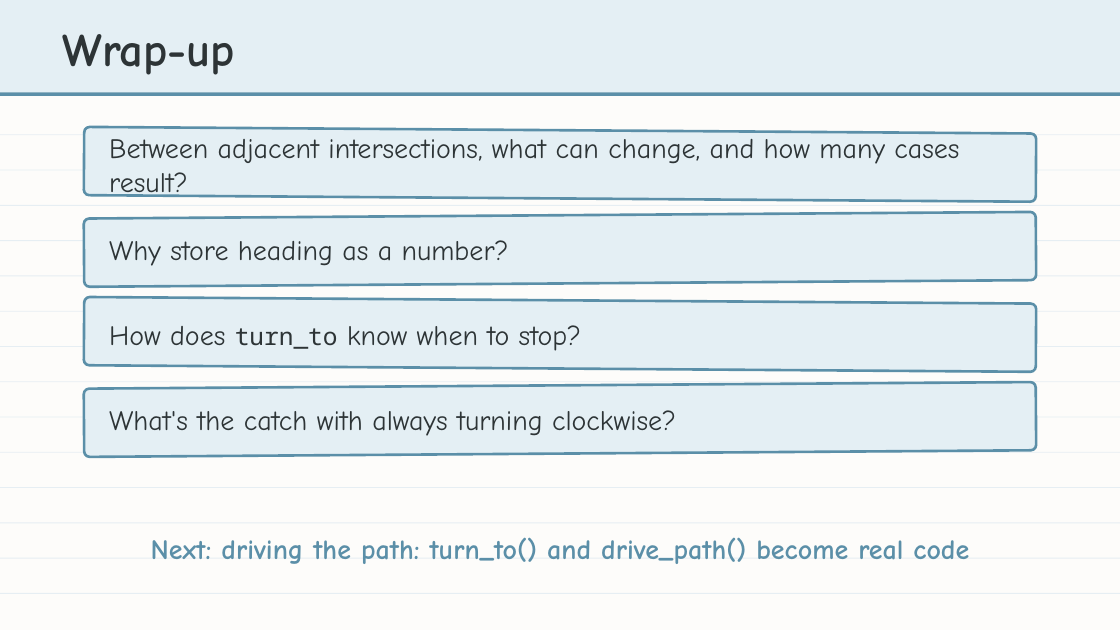
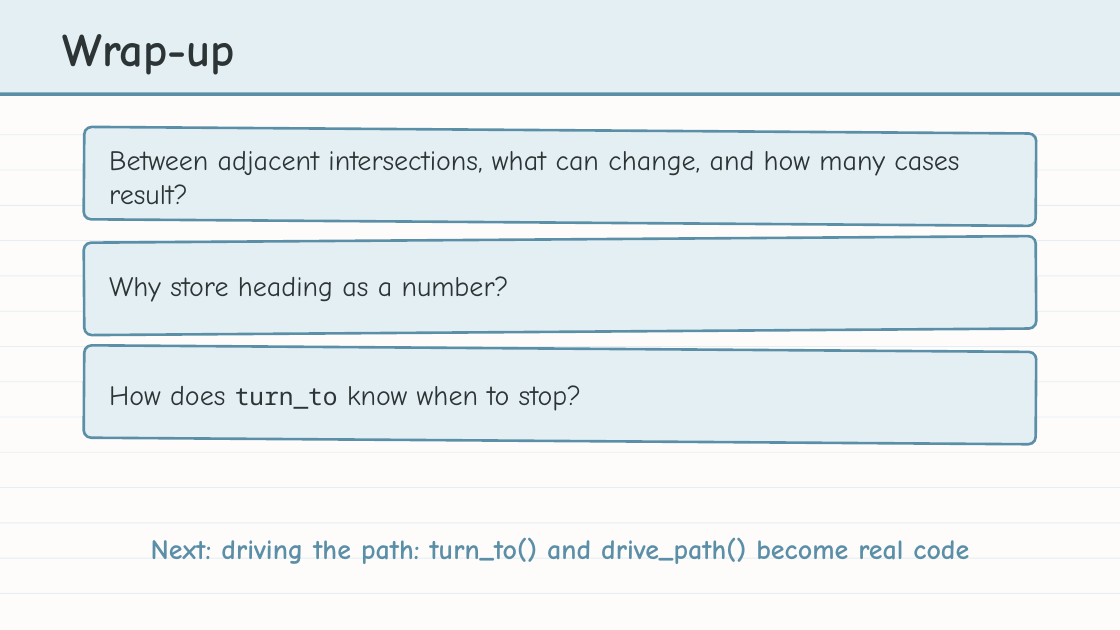
Before and after one commit to bradamiller/LearningPython, a slide deck: slide 28 of static/slides/module-04-manhattan/module-4-lesson-06-the-challenge-of-turning.pptx (slide 33 before the commit). Drawn at 1120x630 pixels with LibreOffice and Linux fonts; fonts in the diff are those of the drawing. Boxes give left, top, right and bottom in pixels: in the first picture for what was removed or moved away, otherwise in the second. Text is boxed around its words. In the diff, an @@ line names an element or a change of style, - is before the commit and + after.

```diff
--- a/static/slides/module-04-manhattan/module-4-lesson-06-the-challenge-of-turning.pptx
+++ b/static/slides/module-04-manhattan/module-4-lesson-06-the-challenge-of-turning.pptx
@@ rounded rectangle: place and size @@
-rounded rectangle at [84,127,1036,202]
+rounded rectangle at [84,127,1036,226]
@@ text "Between adjacent intersections, what can ..." rewrapped from [109,134,959,197] to [109,151,959,204] @@
@@ rounded rectangle: place and size @@
-rounded rectangle at [84,212,1036,286]
+rounded rectangle at [84,236,1036,335]
@@ text "Why store heading as a ...": place and size @@
-text "Why store heading as a ..." at [109,240,509,266]
+text "Why store heading as a ..." at [109,276,509,302]
@@ rounded rectangle: place and size @@
-rounded rectangle at [84,297,1036,372]
+rounded rectangle at [84,345,1036,444]
@@ text "How does turn_to know when ...": place and size @@
-text "How does turn_to know when ..." at [109,325,582,351]
+text "How does turn_to know when ..." at [109,385,582,411]
@@ rounded rectangle removed at [84,382,1036,457] @@
@@ text removed at [109,410,676,436] @@
-What's the catch with always turning clockwise?
```
Also in this commit, not shown: 2 other slides changed, 5 slides removed, 10 other files.
